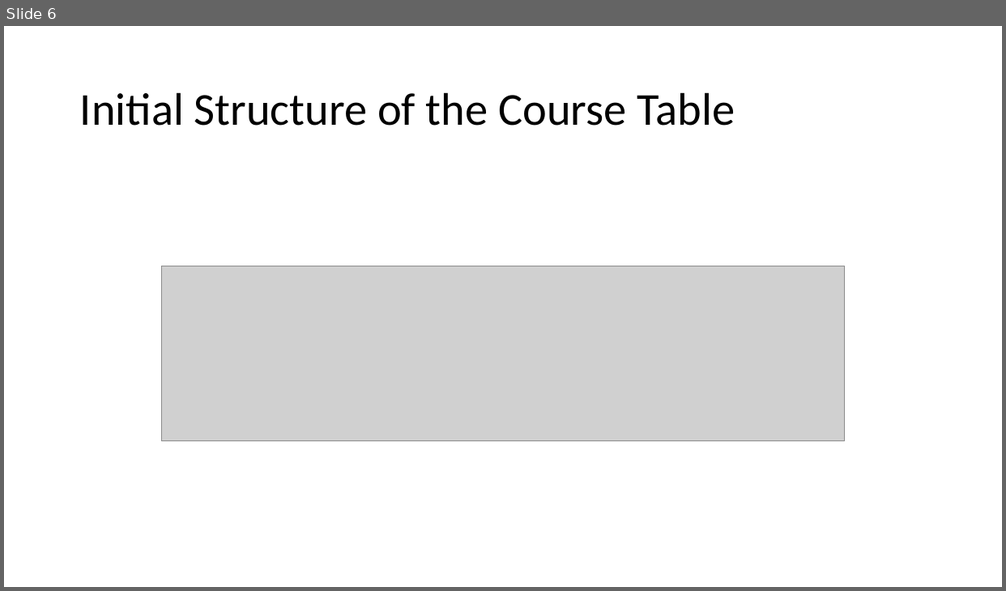
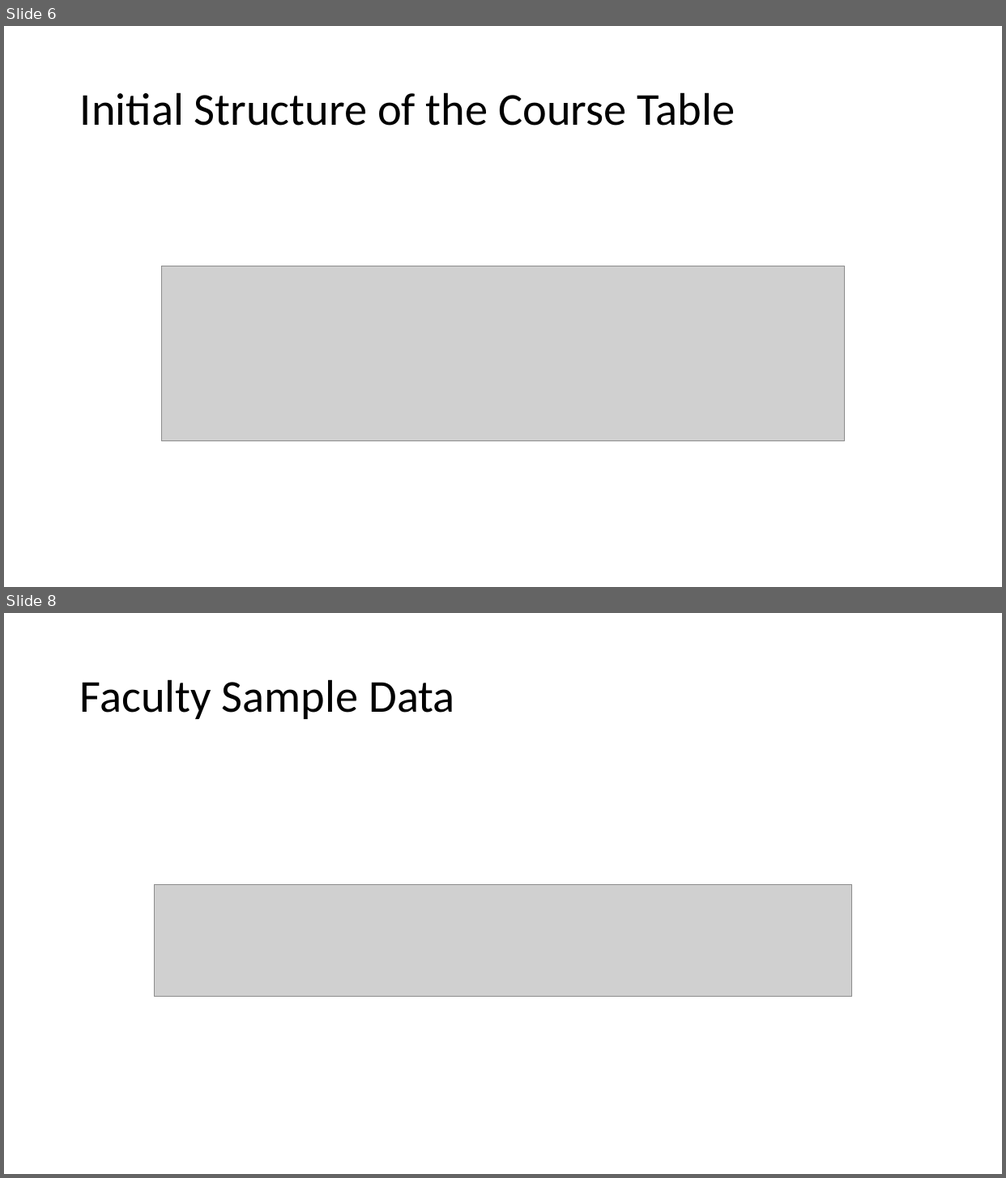
Before and after one commit to amunden04/cpsc4660Project, a slide deck: SQL Injection Prevention.pptx. Shown one above the other, each under a label of ours: slide 6 before the commit, slides 6 and 8 after it; the slides between them are not shown. The pictures are 1006x591 and 1006x1178 pixels, drawn with LibreOffice and Linux fonts; fonts in the diff are those of the drawing; grey boxes stand for pictures. Boxes give left, top, right and bottom in pixels: in the first picture for what was removed or moved away, otherwise in the second. Text is boxed around its words. In the diff, an @@ line names an element or a change of style, - is before the commit and + after.

```diff
--- a/SQL Injection Prevention.pptx
+++ b/SQL Injection Prevention.pptx
@@ slide 8 added at [4,613,1002,1174], background #FFFFFF @@
@@ title added at [80,679,455,719], 44 pt, text #000000 @@
+Faculty Sample Data
@@ picture added at [154,884,852,996] @@
```
Also in this commit, not shown: 2 other slides added, 1 slide removed, 2 other files.
